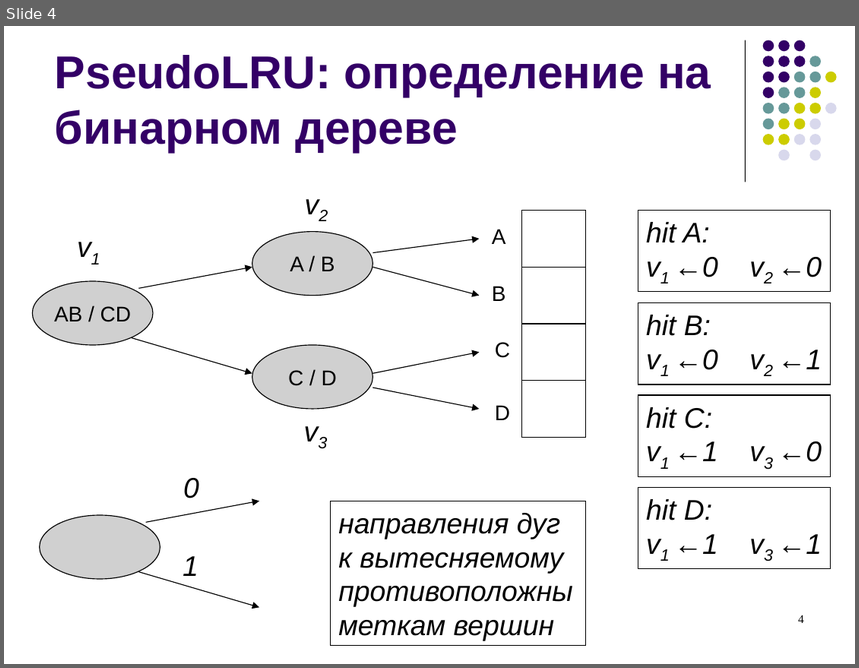
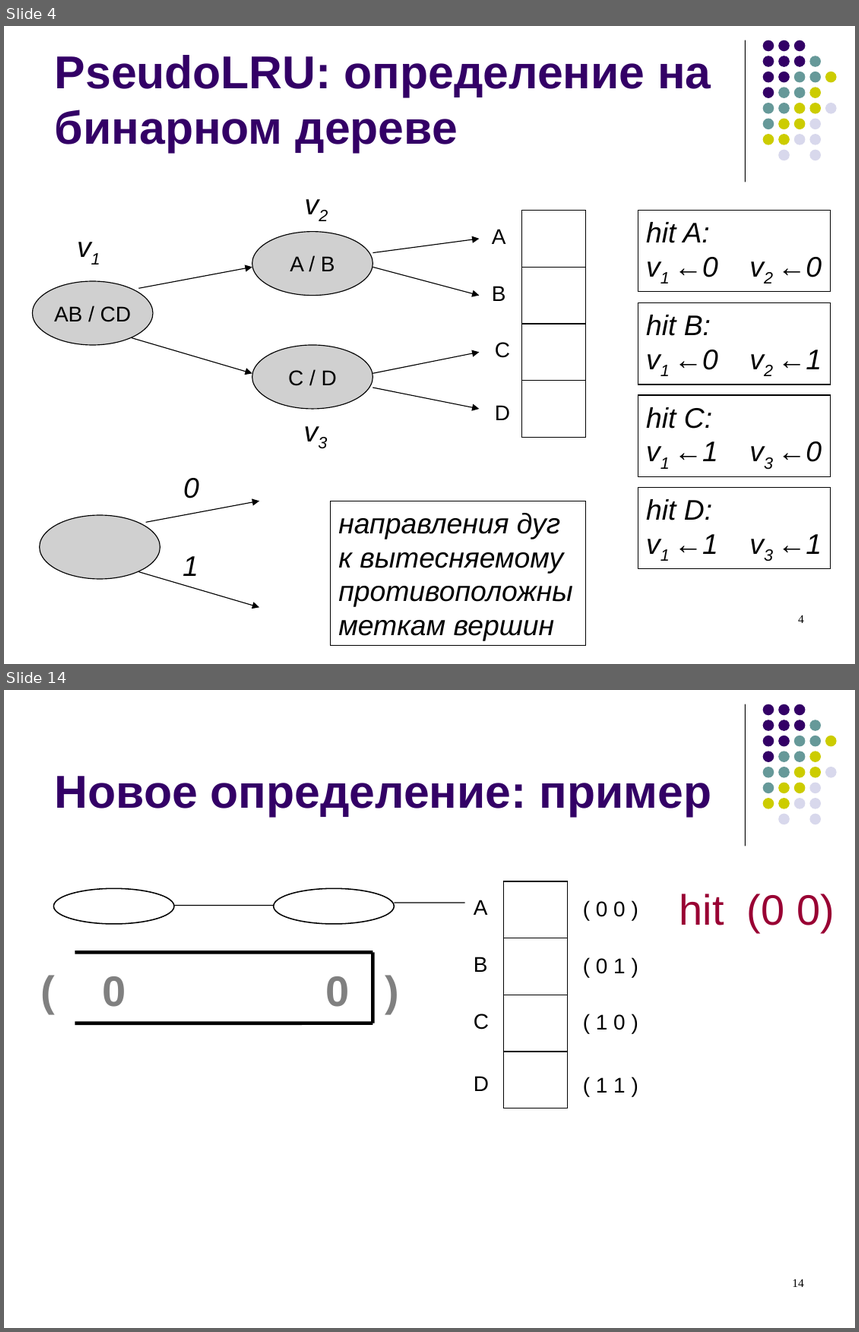
Before and after one commit to kornevgen/tesla-project, a slide deck: papers/Lomonosov-2010/lomonos2010.ppt. Shown one above the other, each under a label of ours: slide 4 before the commit, slides 4 and 14 after it; the slides between them are not shown. The pictures are 859x668 and 859x1332 pixels, drawn with LibreOffice and Linux fonts; fonts in the diff are those of the drawing; grey boxes stand for pictures. Boxes give left, top, right and bottom in pixels: in the first picture for what was removed or moved away, otherwise in the second. Text is boxed around its words. In the diff, an @@ line names an element or a change of style, - is before the commit and + after.

```diff
--- a/papers/Lomonosov-2010/lomonos2010.ppt
+++ b/papers/Lomonosov-2010/lomonos2010.ppt
@@ slide 14 added at [4, 690, 855, 1328], background #FFFFFF; not listed: 32 template elements that a slide beside it also shows @@
@@ title added at [55, 776, 712, 817], 39 pt, text #330066, bold @@
+Новое определение: пример
@@ ellipse added at [53, 888, 174, 924], fill #FFFFFF, outline #000000 0.99 pt @@
@@ ellipse added at [274, 888, 395, 924], fill #FFFFFF, outline #000000 0.99 pt @@
@@ rectangle added at [503, 882, 567, 939], outline #000000 0.74 pt @@
@@ text added at [680, 894, 724, 926], 36 pt, text #990033 @@
+hit
@@ text added at [747, 894, 835, 932], 36 pt, text #990033 @@
+(0 0)
@@ line added from (174, 905) to (274, 905), #000000 0.74 pt @@
@@ line added from (394, 903) to (465, 903), #000000 0.74 pt @@
@@ text added at [474, 900, 488, 915], 18 pt, text #000000 @@
+A
@@ text added at [596, 901, 626, 917], 18 pt, text #000000 @@
+( 0 0 )
@@ rectangle added at [503, 939, 567, 996], outline #000000 0.74 pt @@
@@ line added from (75, 952) to (373, 952), #000000 3 pt @@
@@ line added from (373, 952) to (373, 1024), #000000 3 pt @@
@@ text added at [474, 957, 488, 972], 18 pt, text #000000 @@
+B
@@ text added at [596, 958, 626, 974], 18 pt, text #000000 @@
+( 0 1 )
@@ text added at [102, 977, 350, 1007], 36 pt, text #808080, bold @@
+( 0 0 )
@@ rectangle added at [503, 995, 567, 1052], outline #000000 0.74 pt @@
@@ line added from (373, 1024) to (75, 1024), #000000 3 pt @@
@@ text added at [474, 1014, 489, 1030], 18 pt, text #000000 @@
+C
@@ text added at [596, 1015, 626, 1030], 18 pt, text #000000 @@
+( 1 0 )
@@ rectangle added at [503, 1052, 567, 1109], outline #000000 0.74 pt @@
@@ text added at [474, 1076, 489, 1091], 18 pt, text #000000 @@
+D
@@ text added at [596, 1078, 626, 1093], 18 pt, text #000000 @@
+( 1 1 )
@@ page number added at [792, 1279, 804, 1287], 10 pt, text #000000 @@
+14
```
Also in this commit, not shown: 3 slides changed, 11 other slides added, 2 slides removed.
